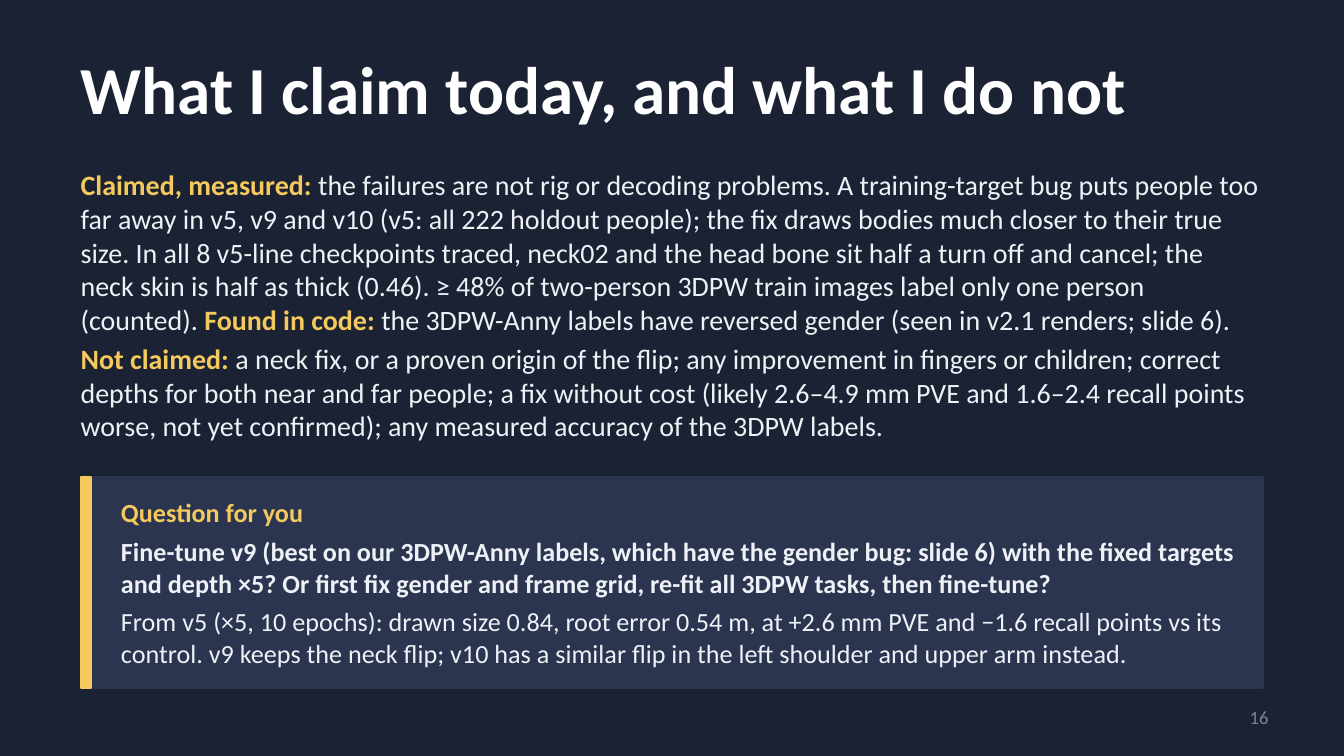
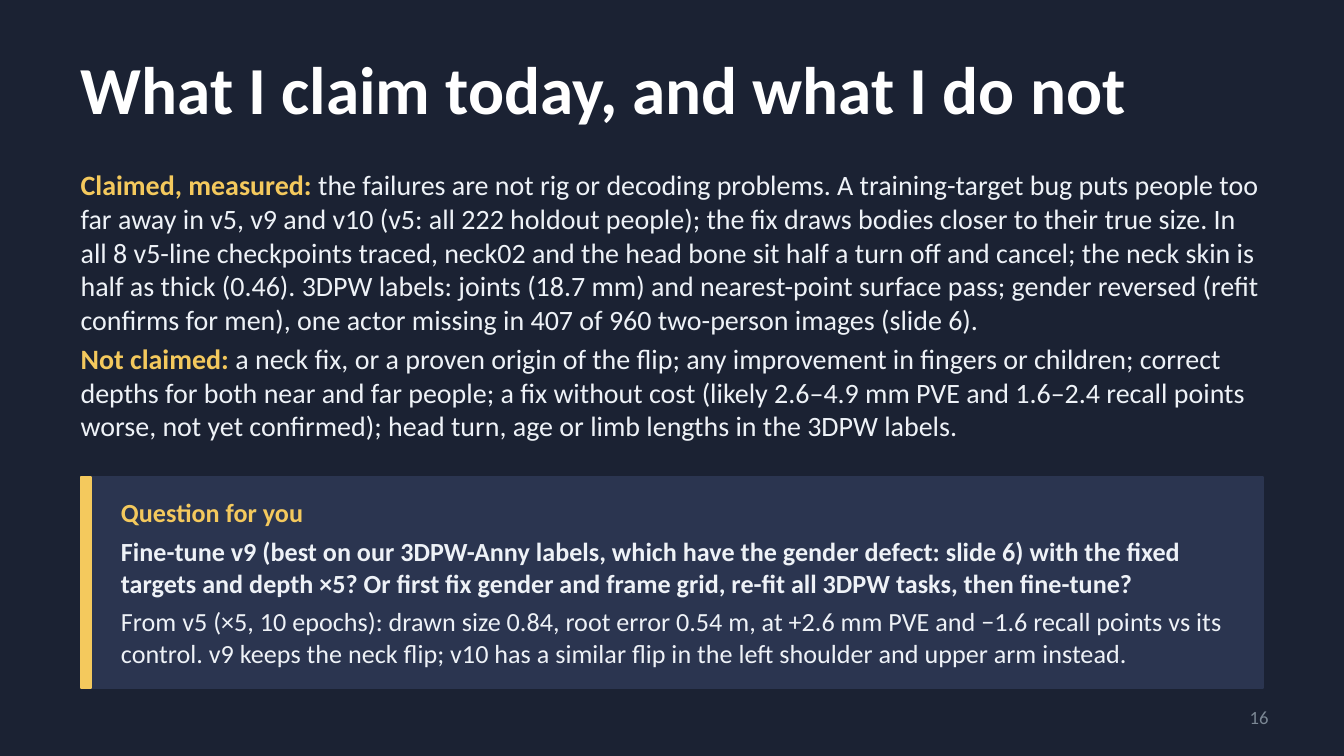
Before and after one commit to saadnajib/Multi-Person-Whole-Body-Human-Mesh-Recovery-in-a-Single-Shot-with-Annyone-dataset-and-3dpw-dataset, a slide deck: slide 16 of docs/supervisor_update_2026-10-16.pptx. Drawn at 1344x756 pixels with LibreOffice and Linux fonts; fonts in the diff are those of the drawing. Boxes give left, top, right and bottom in pixels: in the first picture for what was removed or moved away, otherwise in the second. Text is boxed around its words. In the diff, an @@ line names an element or a change of style, - is before the commit and + after.

```diff
--- a/docs/supervisor_update_2026-10-16.pptx
+++ b/docs/supervisor_update_2026-10-16.pptx
@@ text at (81,175,1259,441): text changed @@
-Claimed, measured: the failures are not rig or decoding problems. A training-target bug puts people too far away in v5, v9 and v10 (v5: all 222 holdout people); the fix draws bodies much closer to their true size. In all 8 v5-line checkpoints traced, neck02 and the head bone sit half a turn off and cancel; the neck skin is half as thick (0.46). ≥ 48% of two-person 3DPW train images label only one person (counted). Found in code: the 3DPW-Anny labels have reversed gender (seen in v2.1 renders; slide 6).
-Not claimed: a neck fix, or a proven origin of the flip; any improvement in fingers or children; correct depths for both near and far people; a fix without cost (likely 2.6–4.9 mm PVE and 1.6–2.4 recall points worse, not yet confirmed); any measured accuracy of the 3DPW labels.
+Claimed, measured: the failures are not rig or decoding problems. A training-target bug puts people too far away in v5, v9 and v10 (v5: all 222 holdout people); the fix draws bodies closer to their true size. In all 8 v5-line checkpoints traced, neck02 and the head bone sit half a turn off and cancel; the neck skin is half as thick (0.46). 3DPW labels: joints (18.7 mm) and nearest-point surface pass; gender reversed (refit confirms for men), one actor missing in 407 of 960 two-person images (slide 6).
+Not claimed: a neck fix, or a proven origin of the flip; any improvement in fingers or children; correct depths for both near and far people; a fix without cost (likely 2.6–4.9 mm PVE and 1.6–2.4 recall points worse, not yet confirmed); head turn, age or limb lengths in the 3DPW labels.
@@ text at (121,542,1180,598): text changed @@
-Fine-tune v9 (best on our 3DPW-Anny labels, which have the gender bug: slide 6) with the fixed targets and depth ×5? Or first fix gender and frame grid, re-fit all 3DPW tasks, then fine-tune?
+Fine-tune v9 (best on our 3DPW-Anny labels, which have the gender defect: slide 6) with the fixed targets and depth ×5? Or first fix gender and frame grid, re-fit all 3DPW tasks, then fine-tune?
```
Also in this commit, not shown: 4 other slides changed, 1 slide added, 1 slide removed, 1 other file.
